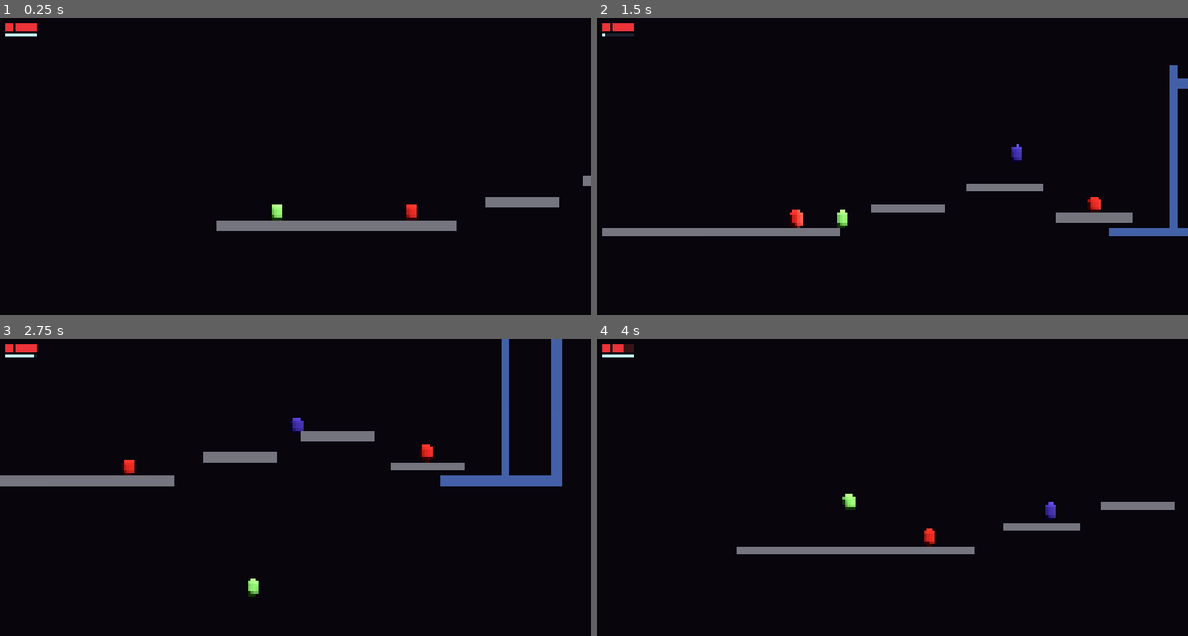
Above: before the commit, frames 1-4 (two rows, left to right).
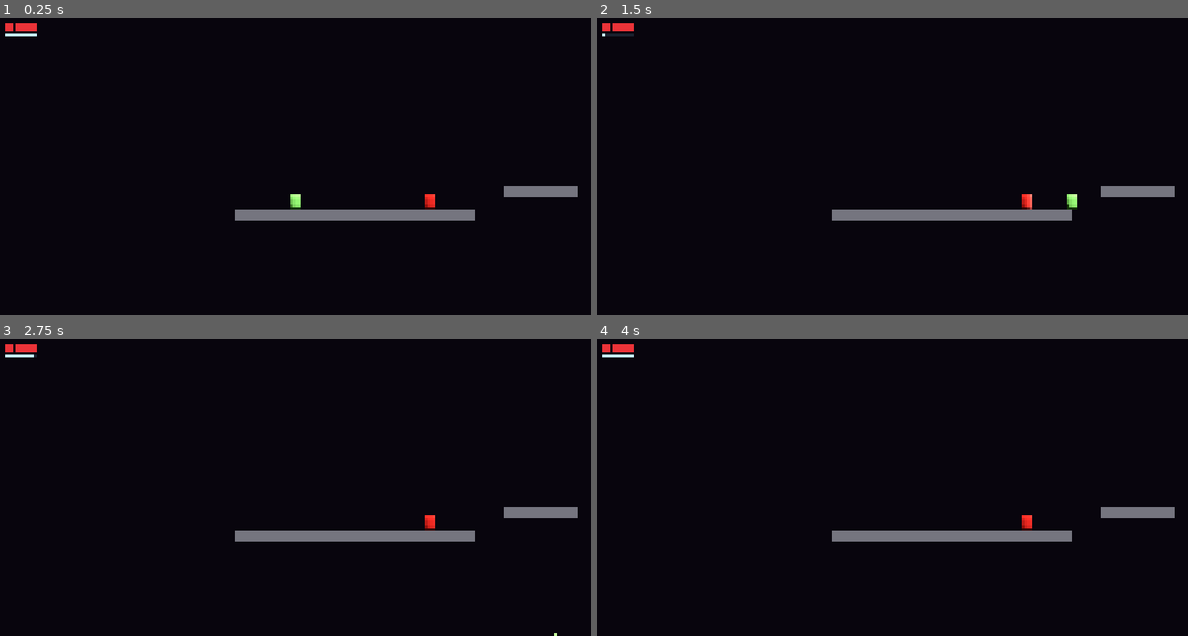
Above: after the commit, the same moments.

Repository: Cuylerleon96/echoes-of-the-great-root
Game: Godot game, scene res://main.tscn
Same seed, same stepped clock (60 frames per second), same inputs: the game is played once before the commit and once after it.
Inputs:
- Up to frame 1 (0.25 s): no input
- Up to frame 2 (1.5 s): hold D (move_right) 0.53-1.28 s; hold X (dash) 0.53-1.28 s; tap Space (jump) at 0.77 s; hold S (move_down) from 1.28 s (still down); tap E (stun) at 1.35 s
- Up to frame 3 (2.75 s): tap Space (jump) at 1.52 s; release S (move_down) at 2.03 s; hold D (move_right) from 2.03 s (still down); hold X (dash) from 2.03 s (still down)
- Up to frame 4 (4 s): release X (dash) at 2.78 s; tap E (stun) at 2.85 s; tap Space (jump) at 3.02, 3.77 s; release D (move_right) at 3.53 s; hold A (move_left) from 3.53 s (still down); hold X (dash) from 3.53 s (still down)

The runs differ from the first frame. In frame 1, 4.1% of the frame differs, in the area x 36-100%, y 53-72%; in frame 2, 5.5%; in frame 3, 7.0%, in the area x 0-98%, y 0-100%; in frame 4, 3.7%.
Error after the commit: Parse Error: Cannot infer the type of "push" variable because the value doesn't have a set type. (res://main.gd:97)

Commit message:
Nudge respawn position away from live enemies
_clear_respawn_pos() iterates up to 4 times pushing the candidate spawn
point horizontally away from any visible enemy within 1.0 units vertically
and 1.2 units horizontally. Dead/hidden enemies are ignored. Falls back to
facing direction if the player is directly on top of one.

Co-Authored-By: Claude Sonnet 4.6 <noreply@anthropic.com>

Diff:
--- a/main.gd
+++ b/main.gd
@@ -72,8 +72,31 @@
 
 func _check_fall() -> void:
 	if echo.global_position.y < respawn_y_threshold:
-		echo.global_position = _last_safe_pos
+		echo.global_position = _clear_respawn_pos(_last_safe_pos)
 		echo.velocity        = Vector3.ZERO
 		echo.take_damage(1)
 		# If take_damage triggered _die() (hp hit 0), _die() already overwrote
 		# global_position with SPAWN_POSITION — so death respawn is handled automatically.
+
+## Returns _last_safe_pos nudged horizontally until it isn't overlapping any live enemy.
+func _clear_respawn_pos(base: Vector3) -> Vector3:
+	const MIN_DIST := 1.2   # minimum X clearance from an enemy center
+	const VERT_TOL := 1.0   # only care about enemies within this vertical band
+	var pos := base
+	for _iter in 4:
+		var clear := true
+		for enemy in get_tree().get_nodes_in_group("enemy"):
+			var e := enemy as Node3D
+			if e == null or not e.visible:
+				continue
+			if absf(pos.y - e.global_position.y) > VERT_TOL:
+				continue
+			var dx := pos.x - e.global_position.x
+			if absf(dx) < MIN_DIST:
+				# Push away; if directly on top choose the direction the player was facing
+				var push := signf(dx) if absf(dx) > 0.05 else echo.get_node("MovementComponent").facing_direction
+				pos.x += push * (MIN_DIST - absf(dx) + 0.1)
+				clear = false
+		if clear:
+			break
+	return pos
